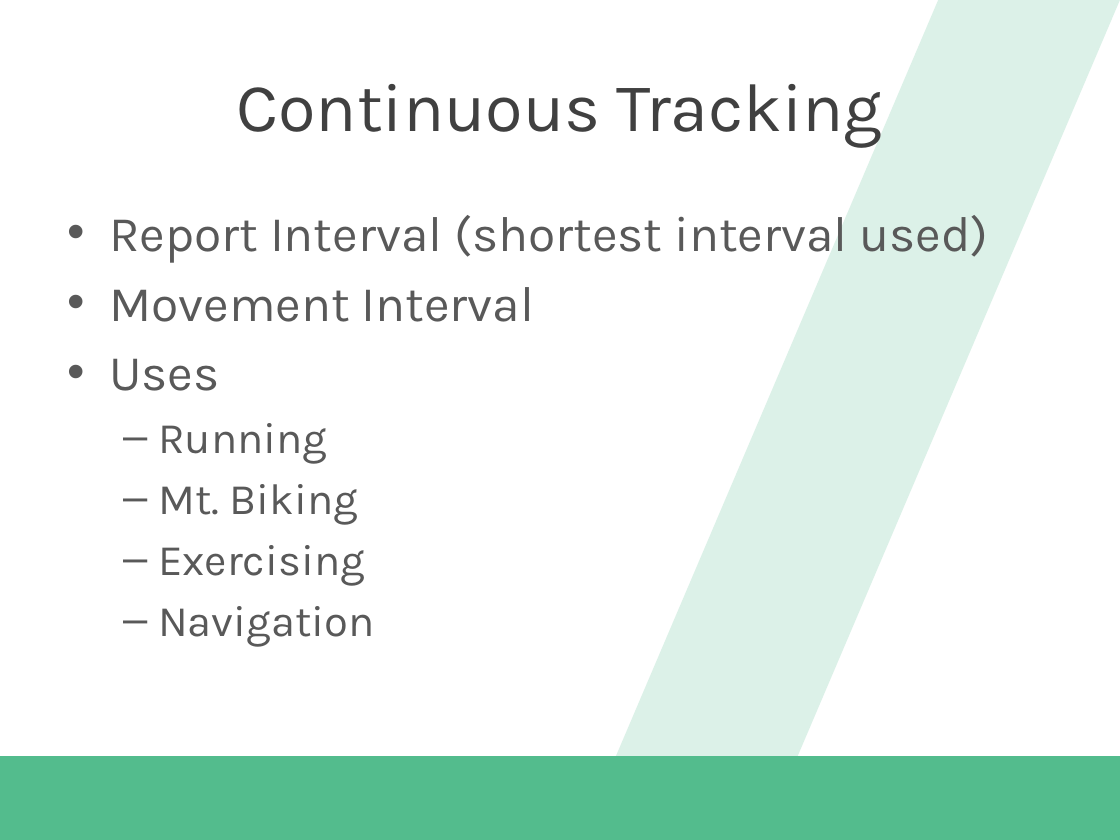
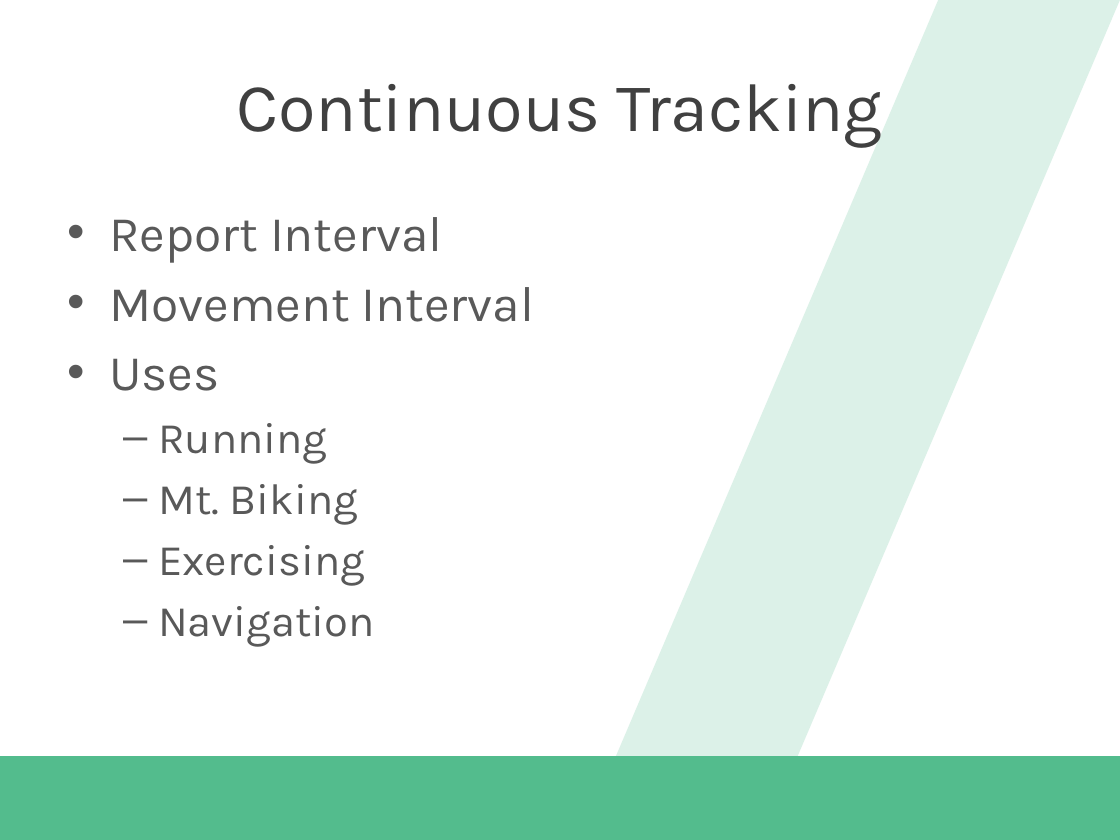
Before and after one commit to dannydwarren/WindowsLocationAndProximity, a slide deck: slide 5 of Master Windows 8.1 Location and Proximity Capabilities.pptx. Drawn at 1120x840 pixels with LibreOffice and Linux fonts; fonts in the diff are those of the drawing; background and template pictures are left out. Boxes give left, top, right and bottom in pixels: in the first picture for what was removed or moved away, otherwise in the second. Text is boxed around its words. In the diff, an @@ line names an element or a change of style, - is before the commit and + after.

```diff
--- a/Master Windows 8.1 Location and Proximity Capabilities.pptx
+++ b/Master Windows 8.1 Location and Proximity Capabilities.pptx
@@ text at (109,217,443,263): text changed @@
-• Report Interval (shortest interval used)
+• Report Interval
```
Also in this commit, not shown: 4 other slides changed, 1 slide removed, 2 other files.
